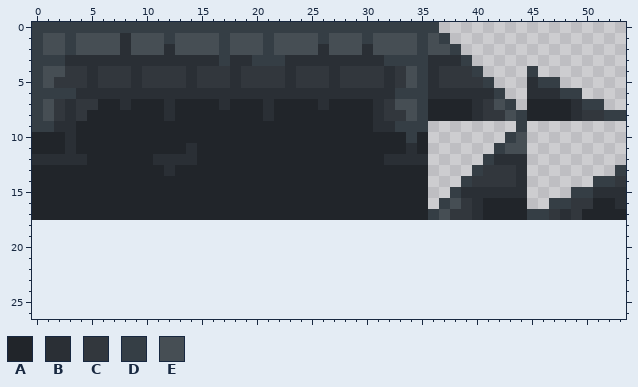
A pixel-art sprite gets an edit: Assets/Graphics/Tiles/tiles.png. That is the earlier state.
The file is 54x18 pixels. The old version is drawn lined up with the new one, on the new canvas.
Palette (. is transparent): A #21252a  B #2a2f35  C #32373d  D #353e45  E #464e54
Pixels before, first column x 0:
 0 DDDDDDDDDDDDDDDDDDDDDDDDDDDDDDDDDDDDD.................
 1 DEEDEEEEBEEEDEEEEDEEEDEEEEDEEEDEEEEDED................
 2 DEEDEEEEBEEEBEEEEDEEEDEEEEBEEEBEEEEDEED...............
 3 DDDBBBBBBBBBBBBBBDBBDDDBBBBBBBBBDDDDBBBD..............
 4 DEECCBCCCBCCCCBCCCBCCCCBCCCBCCCCBCEDBCCCD....D........
 5 DECCCBCCCBCCCCBCCCBCCCCBCCCBCCCCBCEDBCCCCD...BDD......
 6 DDDDBBBBBBBBBBBBBBBBBBBBBBBBBBBBBDDDBBBBBBD..BBBDD....
 7 DECBCCAABAAABAAAABAAABAAAABAAAABCEEDAAAABCED.AAAABDD..
 8 DECBCAAAAAAABAAAAAAAABAAAAAAAAABCCEDAAAABCCEDAAAABCCDD
 9 DDBBAAAAAAAAAAAAAAAAAAAAAAAAAAABBDDD........D.........
10 AAABAAAAAAAAAAAAAAAAAAAAAAAAAAAAAADA.......DE.........
11 AAABAAAAAAAAAABAAAAAAAAAAAAAAAAAAABA......DEE.........
12 BBBBBAAAAAABBBBAAAAAAAAAAAAAAAAABBBB.....DBBB.........
13 AAAAAAAAAAAABAAAAAAAAAAAAAAAAAAAAAAA....DCCCB........D
14 AAAAAAAAAAAAAAAAAAAAAAAAAAAAAAAAAAAA...DCCCCB......DDC
15 AAAAAAAAAAAAAAAAAAAAAAAAAAAAAAAAAAAA..DBBBBBB....DDBBB
16 AAAAAAAAAAAAAAAAAAAAAAAAAAAAAAAAAAAA.DECBAAAA..DDCCAAB
17 AAAAAAAAAAAAAAAAAAAAAAAAAAAAAAAAAAAADECCBAAAADDCBCAAAA
Once edited:
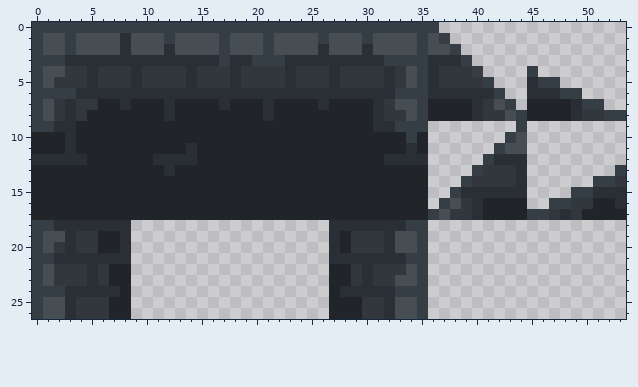
From old to new:
{"change": "canvas 54x18 -> 54x27"}
{"y":18,"x":0,"old":".........","new":"DDBBBBBBB"}
{"y":18,"x":27,"old":".........","new":"BBBBBBBDD"}
{"y":19,"x":0,"old":".........","new":"DEEBCCAAB"}
{"y":19,"x":27,"old":".........","new":"BACCCBEED"}
{"y":20,"x":0,"old":".........","new":"DECBCCAAB"}
{"y":20,"x":27,"old":".........","new":"BACCCBEED"}
{"y":21,"x":0,"old":".........","new":"DDBBBBBBB"}
{"y":21,"x":27,"old":".........","new":"BBBBBBBDD"}
{"y":22,"x":0,"old":".........","new":"DECCCBCAA"}
{"y":22,"x":27,"old":".........","new":"AACBCCCED"}
{"y":23,"x":0,"old":".........","new":"DECCCBCAA"}
{"y":23,"x":27,"old":".........","new":"AACBCCEED"}
{"y":24,"x":0,"old":".........","new":"DDDBBBBBA"}
{"y":24,"x":27,"old":".........","new":"ABBBBBDDD"}
{"y":25,"x":0,"old":".........","new":"DEEBCCCAA"}
{"y":25,"x":27,"old":".........","new":"AAACCBEED"}
{"y":26,"x":0,"old":".........","new":"DEEBCCCAA"}
{"y":26,"x":27,"old":".........","new":"AAACCBEED"}
{"label":"added","picture_box":[32,220,131,319]}
{"label":"added","picture_box":[329,220,428,319]}
